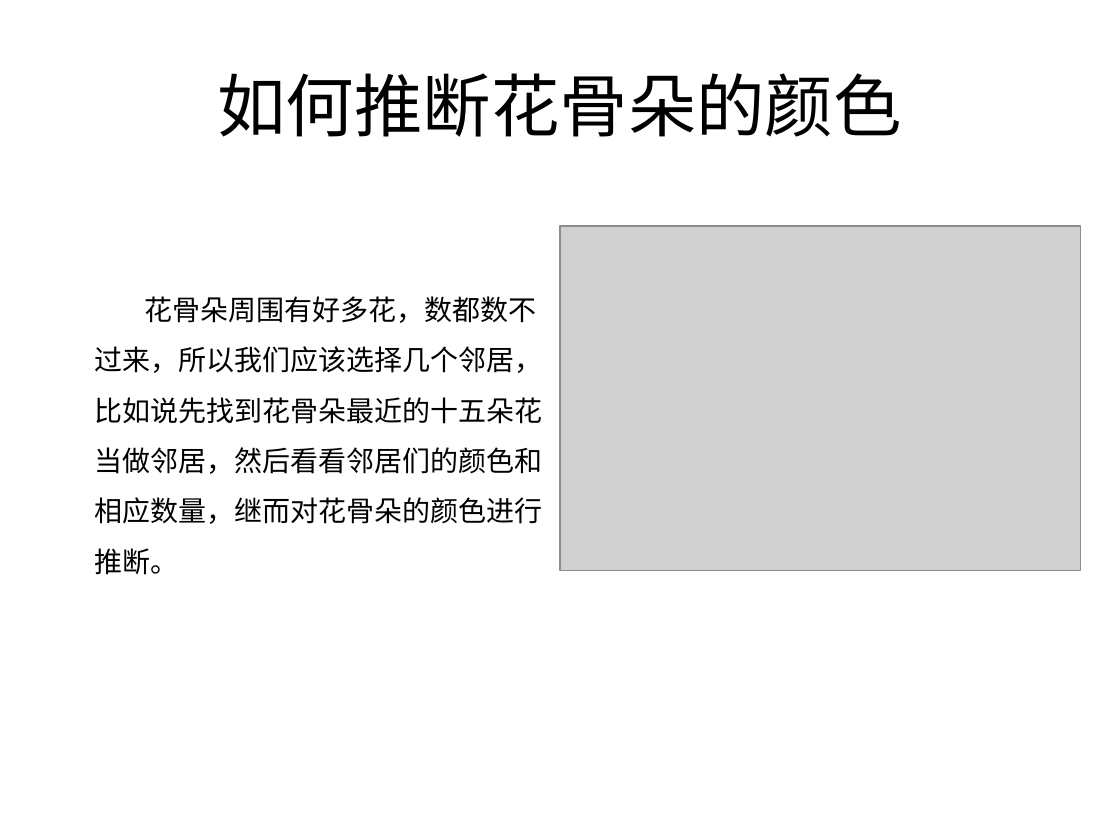
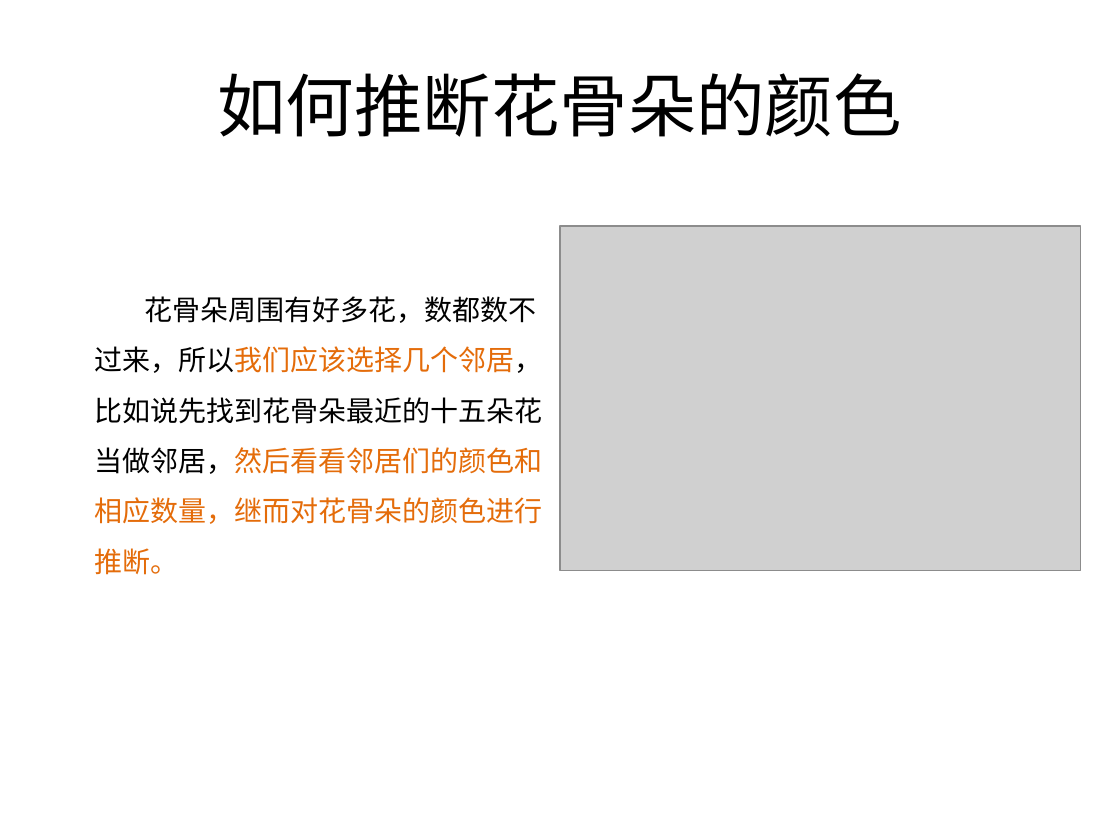
Before and after one commit to BattalionCommander/Python, a slide deck: slide 4 of cls_23聚类算法.pptx. Drawn at 1120x840 pixels with LibreOffice and Linux fonts; fonts in the diff are those of the drawing; grey boxes stand for pictures; background and template pictures are left out. Boxes give left, top, right and bottom in pixels: in the first picture for what was removed or moved away, otherwise in the second. Text is boxed around its words. In the diff, an @@ line names an element or a change of style, - is before the commit and + after.

```diff
--- a/cls_23聚类算法.pptx
+++ b/cls_23聚类算法.pptx
@@ text "花骨朵周围有好多花，数都数不过来，所以我们应该选择几个邻居，比如说先找到花骨朵最近的十五朵花当做邻居，然后看看邻居们的颜 ..." at (x1=95, y1=296, x2=543, y2=575): text colour #000000 to #E46C0A in "花骨朵周围有好多花，数都数不过来，所以我们应该选择几个邻居，比如说先找到花骨朵最近的十五朵花当做邻居，然后看看邻居们的颜 ..." @@
```
Also in this commit, not shown: 7 other slides changed.
